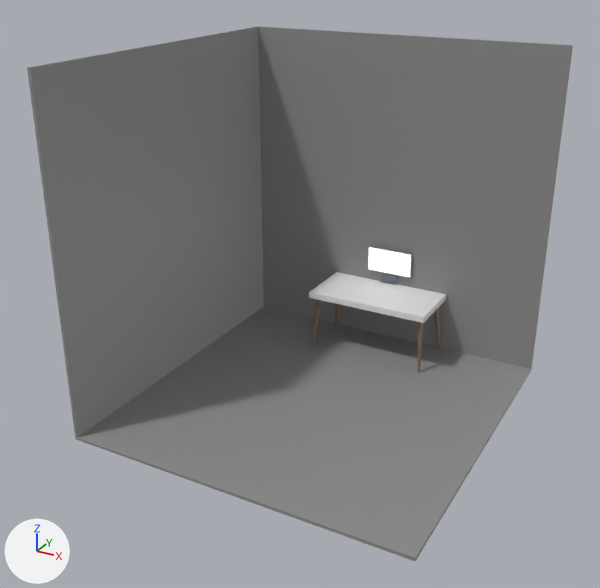
The glTF model src/pages/3.0/models/room.glb: old version first, new version second.
Camera for both pictures: a 50 mm camera at (4.91, -9.58, 6.46) aimed at (-0.15, -0.36, 1.85). Arrows for +X, +Y and +Z are at lower left; the lights stay in place. Where no turn or scale is listed for an object, it has been applied to the vertices.

Objects in the first picture: '平面', '柱体', '立方体', '立方体.001'.
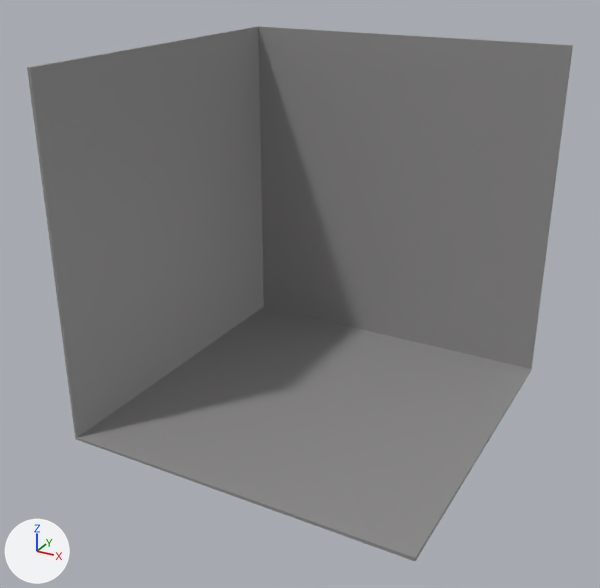
Commit message: feat: update module

What differs and where, as boxes (x1, y1, x2, y2) in the pictures (600 x 588 px):
'立方体', deleted
    before: (309, 272, 446, 323)
'立方体.001', deleted
    before: (368, 246, 412, 285)
    faces in mat_材质_004 (grey #bbbbbb): (368, 247, 411, 277)
    faces in mat_材质_003 (grey #747a87): (368, 246, 412, 285)
'柱体', deleted (brown)
    before: (311, 300, 440, 371)

The change, as a list of edits to the scene's bpy script:
```text
Remove ob_立方体:
    ob_立方体 = bpy.data.objects.new('立方体', me_立方体)
    ob_立方体.location = (0.0, 1.99, 0.94)
Remove ob_柱体:
    ob_柱体 = bpy.data.objects.new('柱体', me_柱体)
    ob_柱体.location = (-0.89, 1.65, 0.69)
Remove ob_立方体_001:
    ob_立方体_001 = bpy.data.objects.new('立方体.001', me_立方体_001)
    ob_立方体_001.location = (0.0, 2.44, 1.38)
```
